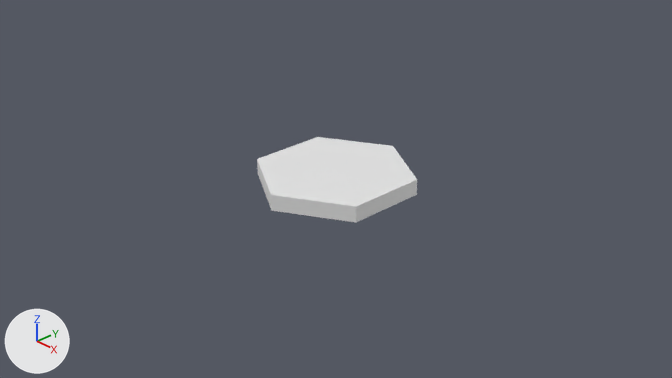
A saved change to the Blender file AssetWork/models.blend.
The view is the same before and after, from the file's camera 'Camera'. Every picture has the same lights, and +X, +Y and +Z are marked at lower left.

The older version as bpy lines, for what is in view:
```python
me_cylinder_001 = bpy.data.meshes.new('Cylinder.001')
me_cylinder_001.from_pydata(...)  # a 6-sided cylinder along z spanning x -0.87..0.87, y -1.0..1.0, z 0.0..0.2
# before: 1 (0.0, 1.0, 0.2) at pixel (393, 145), 3 (0.87, 0.5, 0.2) at pixel (417, 179), 5 (0.87, -0.5, 0.2) at pixel (356, 206), 7 (0.0, -1.0, 0.2) at pixel (270, 194), 9 (-0.87, -0.5, 0.2) at pixel (257, 159)
# before: 11 (-0.87, 0.5, 0.2) at pixel (317, 136)
ob_tile = bpy.data.objects.new('Tile', me_cylinder_001)
ob_tile.location = (0.0, 0.0, 0.0)
```
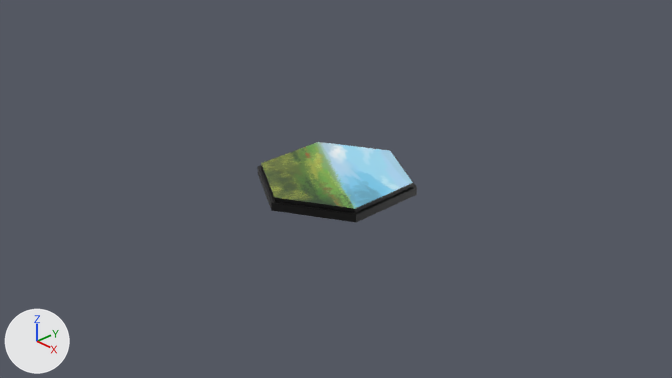
What changed in the scene script:
```text
Add img_hex_grass_spring_png:
    img_hex_grass_spring_png = load_image('hex_grass_spring.png', 'Images/hex_grass_spring.png', 300, 300, 'sRGB')
Add mat_hex_mat:
    mat_hex_mat = principled_material('hex_mat')
    mat_hex_mat.texture = img_hex_grass_spring_png
    mat_hex_mat.roughness = 0.4
Change me_cylinder_001:
    used by ob_tile; location = (0.0, 0.0, 0.0)
    verts and faces of me_cylinder_001; kept vertices keep their numbers, new ones are numbered from 12
    remove me_cylinder_001.from_pydata(...)  # 12 vertices, 8 faces; spans x -0.87..0.87, y -1.0..1.0, z 0.0..0.2
    add me_cylinder_001.from_pydata(...)  # 24 vertices, 20 faces; spans x -0.87..0.87, y -1.0..1.0, z 0.0..0.15
    me_cylinder_001 part 1
    add delete_faces([(1, 11, 9, 7, 5, 3)])
    add for i in [1, 3, 5, 7, 9, 11]: verts[i] += (0.0, 0.0, -0.1)
    add verts[12] = (0.0, 0.95, 0.1)
    add verts[13] = (0.82, 0.47, 0.1)  # pixel (412, 186)
    add verts[14] = (0.82, -0.48, 0.1)  # pixel (354, 212)
    add verts[15] = (0.0, -0.95, 0.1)  # pixel (274, 201)
    add verts[16] = (-0.82, -0.47, 0.1)  # pixel (261, 166)
    add verts[17] = (-0.82, 0.47, 0.1)
    add for new, old in zip([*range(18, 24)], [*range(12, 18)]): verts[new] = verts[old] + (0.0, 0.0, 0.05)
    add faces += [(9, 16, 17, 11), (12, 17, 23, 18), (1, 12, 13, 3), (5, 14, 15, 7), (1, 11, 17, 12), (7, 15, 16, 9)]
    add faces += [(3, 13, 14, 5), (18, 23, 22, 21, 20, 19), (15, 21, 22, 16), (13, 19, 20, 14), (16, 22, 23, 17), (14, 20, 21, 15)]
    add faces += [(12, 18, 19, 13)]
    me_cylinder_001 part 2: 7 faces spanning x -0.87..0.87, y -1.0..1.0, z 0.0..0.1 switch from no material to mat_hex_mat (picture img_hex_grass_spring_png)
```

What differs and where, as boxes (x1, y1, x2, y2) in the pictures (672 x 378 px):
'Tile', reshaped
    before: (257, 137, 417, 222)
    after: (257, 142, 417, 222)
part 1 of me_cylinder_001, built on
    before: (257, 137, 417, 207)
    after: (257, 142, 416, 215)
part 2 of me_cylinder_001, recoloured (grey to black)
    before: (257, 160, 417, 222)
    after: (257, 167, 417, 222)
